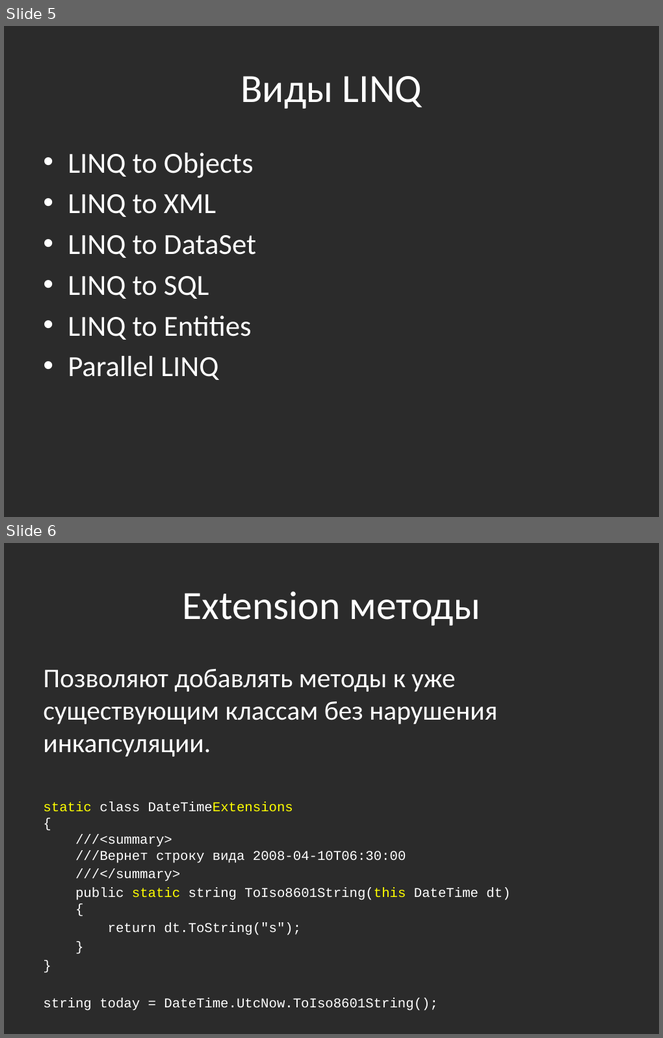
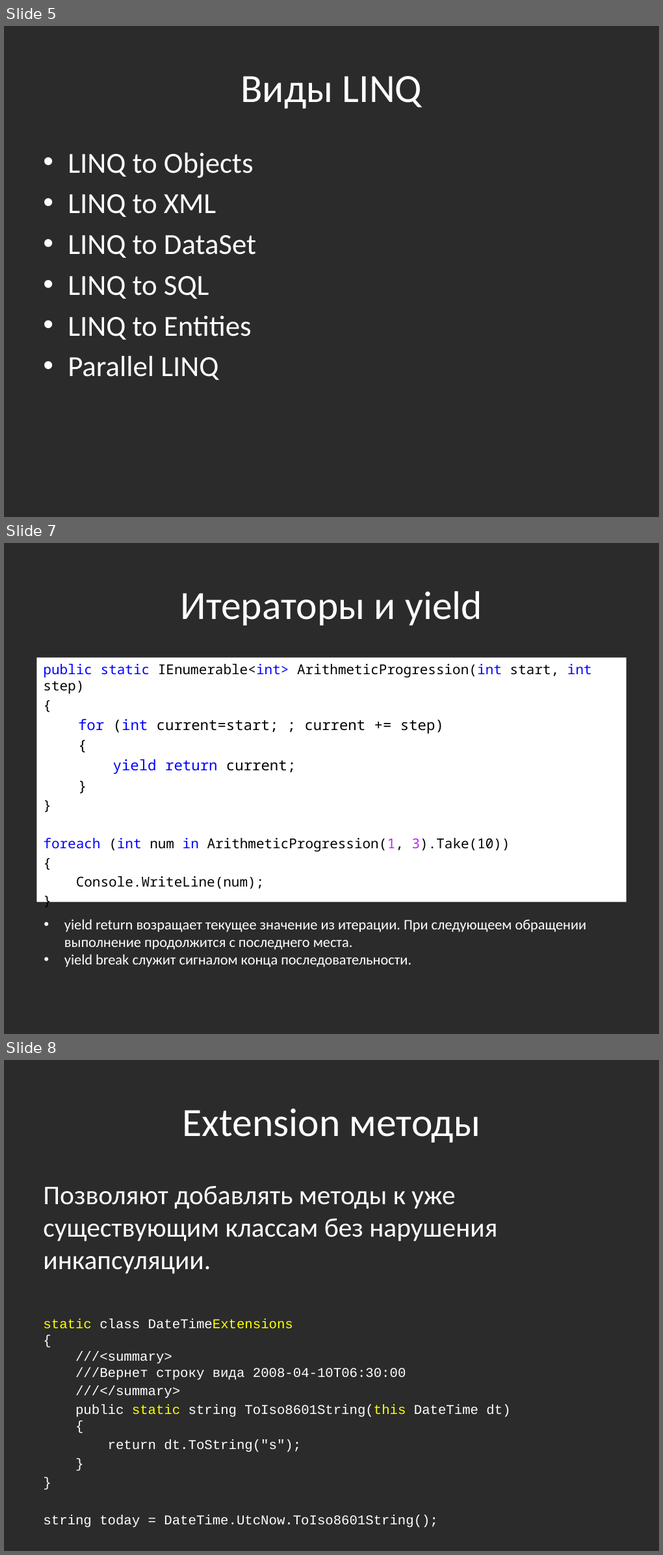
Before and after one commit to bazile/Training, a slide deck: Presentation/lesson-11-linq.pptx. Shown one above the other, each under a label of ours: slides 5 and 6 before the commit, slides 5, 7 and 8 after it; the slides between them are not shown. The pictures are 663x1038 and 663x1555 pixels, drawn with LibreOffice and Linux fonts; fonts in the diff are those of the drawing; background and template pictures are left out; a plain dark background stands for a picture behind light text. Boxes give left, top, right and bottom in pixels: in the first picture for what was removed or moved away, otherwise in the second. Text is boxed around its words. In the diff, an @@ line names an element or a change of style, - is before the commit and + after.

Commit message:
Added yield examples to LINQ presentation

```diff
--- a/Presentation/lesson-11-linq.pptx
+++ b/Presentation/lesson-11-linq.pptx
@@ slide 7 added at bbox=[4, 543, 659, 1034], background picture (left out) @@
@@ title added at bbox=[181, 591, 482, 626], 44 pt, text #FFFFFF @@
+Итераторы и yield
@@ text added at bbox=[36, 657, 627, 902], fill #FFFFFF, 15 pt, text #000000 @@
+public static IEnumerable<int> ArithmeticProgression(int start, int step)
+{
+for (int current=start; ; current += step)
+{
+yield return current;
+}
+}
+foreach (int num in ArithmeticProgression(1, 3).Take(10))
+{
+Console.WriteLine(num);
+}
@@ text added at bbox=[64, 919, 587, 967], 16 pt, text #FFFFFF @@
+• yield return возращает текущее значение из итерации. При следующеем обращении выполнение продолжится с последнего места.
+• yield break служит сигналом конца последовательности.
@@ what was slide 6 is now slide 8 @@
```
Also in this commit, not shown: 1 other slide added.
